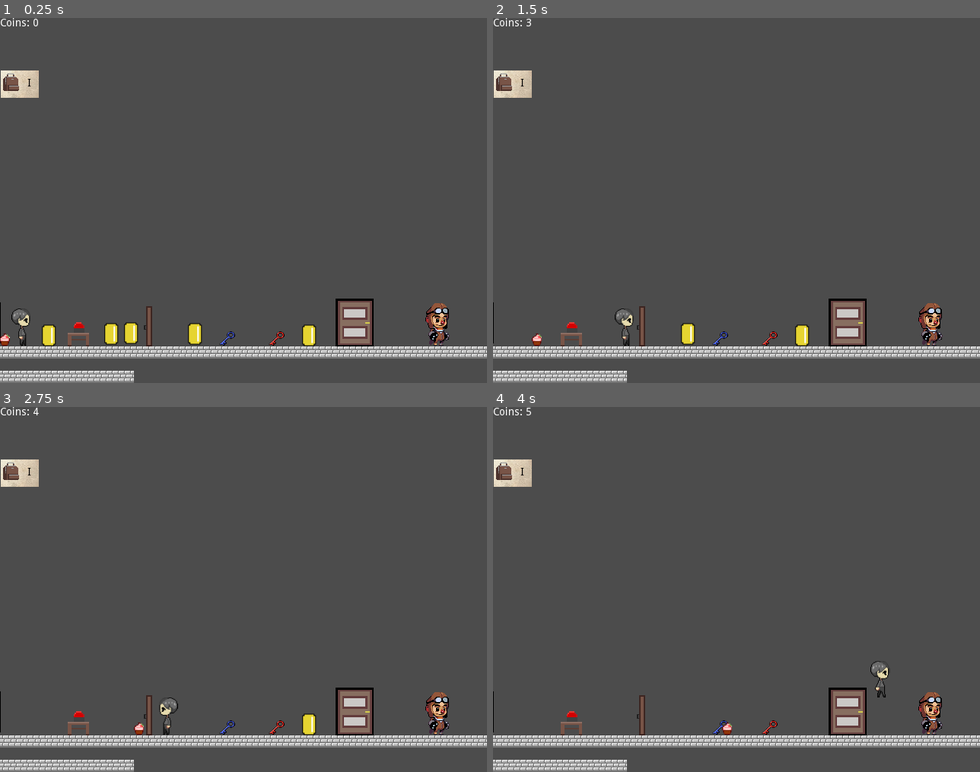
Above: before the commit, frames 1-4 (two rows, left to right).
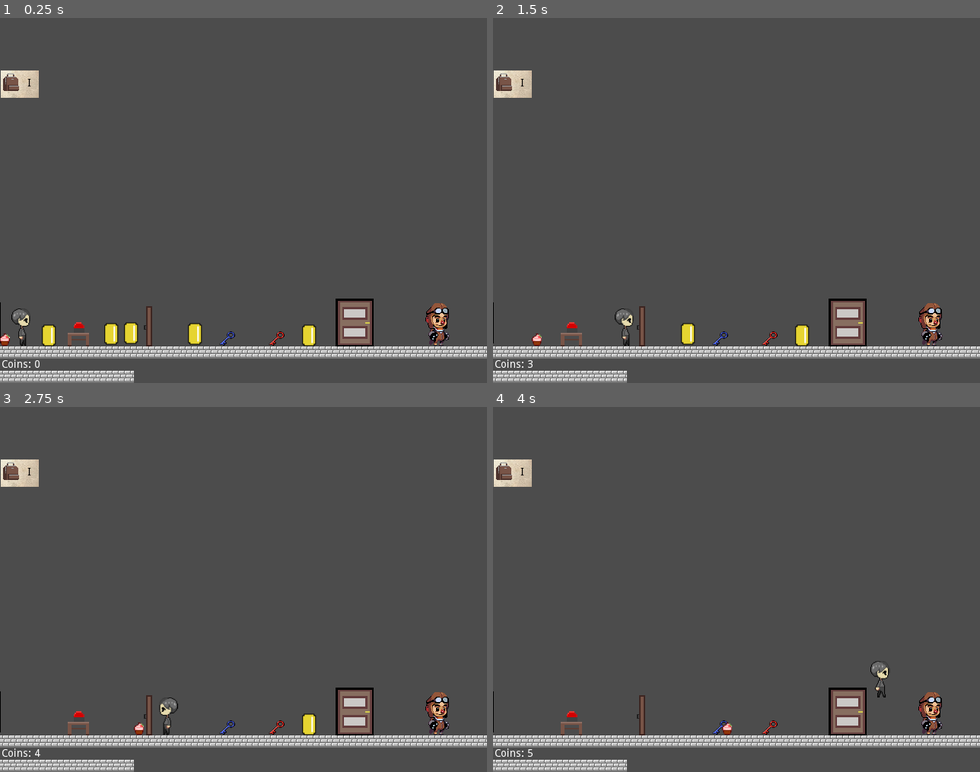
Above: after the commit, the same moments.

Repository: bkuon/Reverie
Game: Godot game, scene res://world.tscn
Same seed, same stepped clock (60 frames per second), same inputs: the game is played once before the commit and once after it. The engine's default icon, where the game draws it, is replaced by a stand-in: a white triangle on a blue panel in a dark square.
Inputs:
- Up to frame 1 (0.25 s): no input
- Up to frame 2 (1.5 s): tap Enter at 0.5 s; hold Right (ui_right) from 0.53 s (still down); tap A (enter_door) at 0.6 s; tap Up (ui_up) at 0.77 s; tap Z (interact) at 1.35 s
- Up to frame 3 (2.75 s): tap Up (ui_up) at 1.52 s; release Right (ui_right) at 2.03 s; hold Left (ui_left) from 2.03 s (still down); hold V from 2.03 s (still down)
- Up to frame 4 (4 s): tap Space at 2.75 s; release Left (ui_left) at 2.78 s; release V at 2.78 s; hold Right (ui_right) from 2.78 s (still down); tap A (enter_door) at 2.85 s; tap Up (ui_up) at 3.02, 3.77 s; tap Z (interact) at 3.6 s

The runs differ from the first frame. In frame 1, 0.1% of the frame differs, in the area x 0-9%, y 0-96%; in frame 2, 0.1%; in frame 3, 0.1%; in frame 4, 0.1%.

Commit message:
fixed coin display

Diff:
--- a/world.tscn
+++ b/world.tscn
@@ -575,8 +575,11 @@
 margin_bottom = 40.0
 
 [node name="CoinCountLabel" type="Label" parent="CoinCountDisplay"]
-margin_right = 40.0
-margin_bottom = 14.0
+margin_left = 2.0
+margin_top = 449.0
+margin_right = 69.0
+margin_bottom = 463.0
+text = "Hey there!"
 script = ExtResource( 34 )
 [connection signal="area_entered" from="MC_Sprite/Area2D" to="MC_Sprite" method="_on_Area2D_area_entered"]
 [connection signal="area_exited" from="MC_Sprite/Area2D" to="MC_Sprite" method="_on_Area2D_area_exited"]
